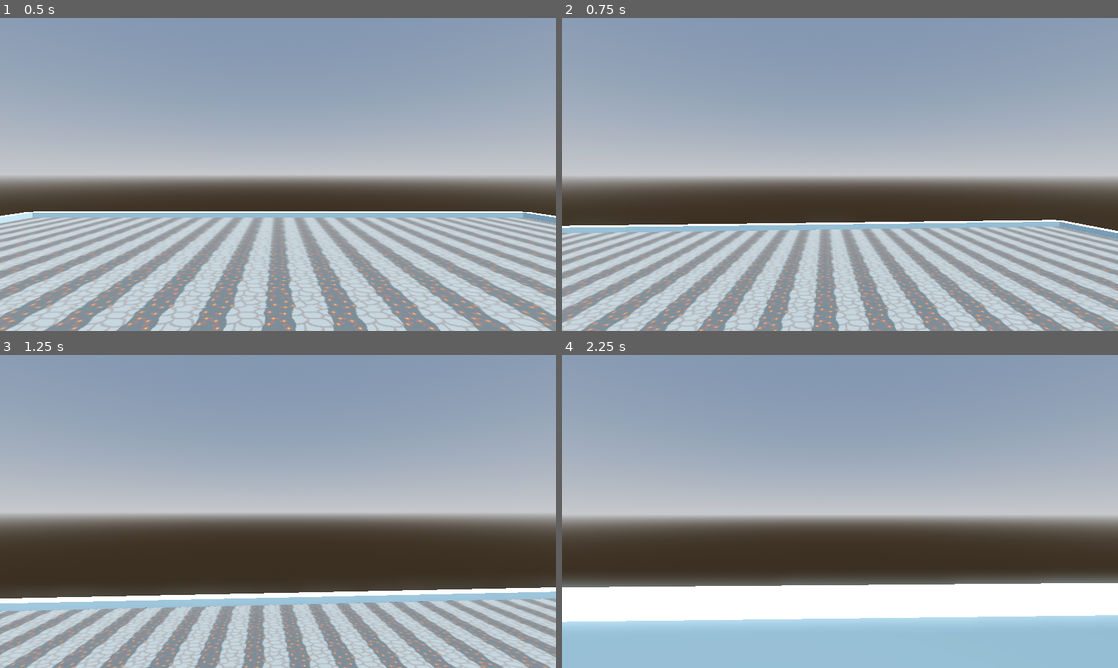
Above: before the commit, frames 1-4 (two rows, left to right).
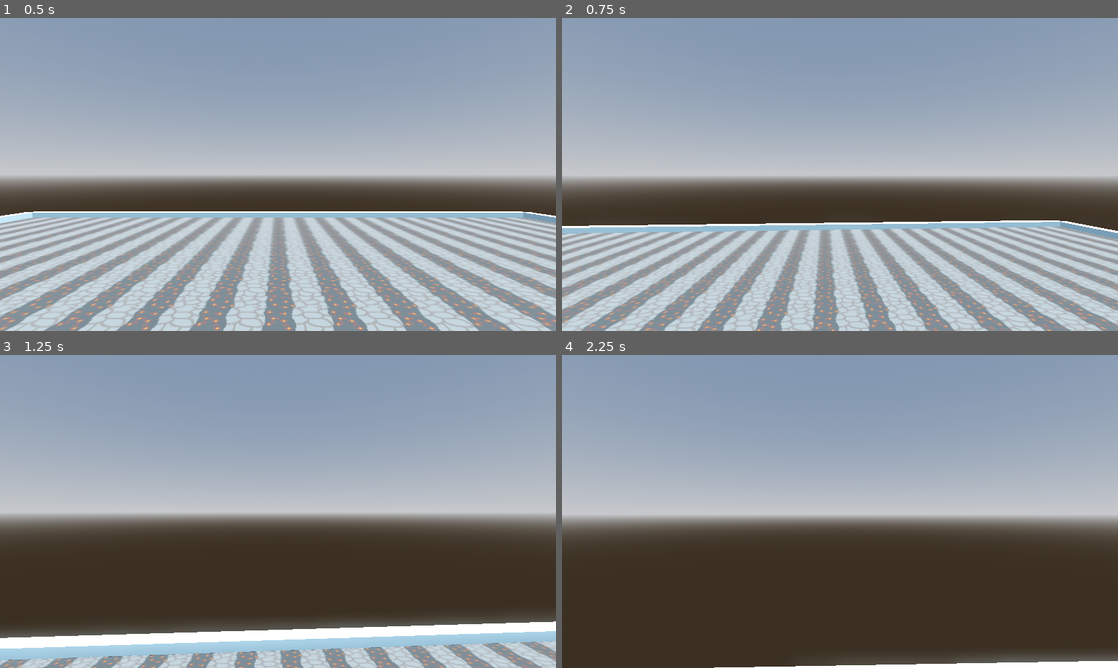
Above: after the commit, the same moments.

Repository: Tuturtut/InsererNomDuJeu
Game: Godot game, scene res://scenes/game.tscn
Same seed, same stepped clock (60 frames per second), same inputs: the game is played once before the commit and once after it.
Inputs (mouse positions are in pixels of both pictures, inside the frame that each line leads up to):
- Up to frame 1 (0.5 s): no input
- Up to frame 2 (0.75 s): tap Enter (ui_accept) at 0.5 s; move the mouse to (867, 174) at 0.52 s; hold Z (move_forward) from 0.53 s (still down); hold Ctrl (crouch) from 0.53 s (still down)
- Up to frame 3 (1.25 s): keep holding Z (move_forward); keep holding Ctrl (crouch); tap Enter (ui_accept) at 0.77 s; tap Shift (dash) at 0.8 s
- Up to frame 4 (2.25 s): keep holding Z (move_forward); move the mouse to (812, 511) at 1.27 s; release Ctrl (crouch) at 1.28 s; tap Shift (dash) at 1.35 s; tap Enter (ui_accept) at 1.52 s; tap Ctrl (crouch) at 1.55 s; move the mouse to (851, 505) at 2.02 s; hold Ctrl (crouch) from 2.03 s (still down)

Frame 1 is identical in both runs. In frame 2, 4.4% of the frame differs, in the area x 0-100%, y 64-100%; in frame 3, 21%; in frame 4, 29%, in the area x 0-100%, y 70-100%.

Commit message:
Amelioration du dash et mouvement de caméra lorse que le joueur marche

Diff:
--- a/Game/project.godot
+++ b/Game/project.godot
@@ -57,6 +57,11 @@
 "events": [Object(InputEventKey,"resource_local_to_scene":false,"resource_name":"","device":-1,"window_id":0,"alt_press …(182 unchanged characters)…
 ]
 }
+reset_speed={
+"deadzone": 0.5,
+"events": [Object(InputEventMouseButton,"resource_local_to_scene":false,"resource_name":"","device":-1,"window_id":0,"alt_pressed":false,"shift_pressed":false,"ctrl_pressed":false,"meta_pressed":false,"button_mask":2,"position":Vector2(132, 25),"global_position":Vector2(136, 66),"factor":1.0,"button_index":2,"canceled":false,"pressed":true,"double_click":false,"script":null)
+]
+}
 
 [physics]
 
--- a/Game/scenes/player.tscn
+++ b/Game/scenes/player.tscn
@@ -22,7 +22,9 @@
 [node name="head" type="Node3D" parent="."]
 transform = Transform3D(1, 0, 0, 0, 1, 0, 0, 0, 1, 0, 1.8, 0)
 
-[node name="Camera3D" type="Camera3D" parent="head"]
+[node name="eyes" type="Node3D" parent="head"]
+
+[node name="Camera3D" type="Camera3D" parent="head/eyes"]
 fov = 65.0
 
 [node name="RayCast3D" type="RayCast3D" parent="."]
--- a/Game/scripts/player.gd
+++ b/Game/scripts/player.gd
@@ -2,26 +2,45 @@
 
 # Player nodes
 @onready var head = $head
+@onready var eyes = $head/eyes
+
 @onready var standing_collision_shape = $Standing_collision_shape
 @onready var crouching_collision_shape = $Crouching_collision_shape
 @onready var ray_cast_3d = $RayCast3D
 @onready var dash_timer = $dash_timer
 @onready var dash_again_timer = $dash_again_timer
+@onready var camera_3d = $head/eyes/Camera3D
 
 # Variables
 # Movement Speed variables
-const WALFING_SPEED := 10
+const WALKING_SPEED := 10
 const DASH_SPEED := 40
 const CROUCH_SPEED:= 7
-var current_speed := WALFING_SPEED
+var current_speed := WALKING_SPEED
 
 # Movement variables
 var jump_velocity := 8
 const LERP_SPEED := 15
 const AIR_LERP_SPEED := 2
 var current_lerp_speed := LERP_SPEED
+
+
+# State
+var walking := true
+var crouching := false
 var dashing := false
 var can_dash = true
+
+# Head bobbing variables
+const HEAD_BOBBING_WALKING_SPEED = 14.0
+const HEAD_BOBBING_CROUCHING_SPEED = 10
+
+const HEAD_BOBBING_WALKING_INTENSITY = 0.1
+const HEAD_BOBBING_CROUCHING_INTENSITY = 0.05
+
+var head_bobbing_current_intensity = 0.0
+var head_bobbing_vector = Vector2.ZERO
+var head_bobbing_index = 0.0
 
 # Informative variable
 const head_y_position := 1.8
@@ -46,8 +65,24 @@
 		head.rotation.x = clamp(head.rotation.x, deg_to_rad(-90), deg_to_rad(90))
 
 func _physics_process(delta):
+
+	var input_dir = Input.get_vector("move_left", "move_right", "move_forward", "move_back")
 	if Input.is_action_just_pressed("ui_cancel"):
 		Input.set_mouse_mode(Input.MOUSE_MODE_VISIBLE)
+
+	# Dash
+	if Input.is_action_just_pressed("dash") and can_dash:
+		dashing = true
+		can_dash = false
+		dash_timer.start()
+		dash_again_timer.start()
+		direction = transform.basis * Vector3(input_dir.x, 0, input_dir.y)
+
+
+	# Reset speed
+	if Input.is_action_just_pressed("reset_speed"):
+		direction.x = 0
+		direction.z = 0
 
 	# Crouch
 	if Input.is_action_pressed("crouch"):
@@ -55,6 +90,8 @@
 
 		standing_collision_shape.disabled = true
 		crouching_collision_shape.disabled = false
+		walking = false
+		crouching = true
 
 		head.position.y = lerp(head.position.y, head_y_position + crouching_depth, delta * LERP_SPEED * 2)
 	elif !ray_cast_3d.is_colliding():
@@ -63,13 +100,31 @@
 
 		head.position.y = lerp(head.position.y, head_y_position, delta * LERP_SPEED)
 
-		current_speed = WALFING_SPEED
-	if Input.is_action_just_pressed("dash") and can_dash:
-		dashing = true
-		can_dash = false
-		dash_timer.start()
-		dash_again_timer.start()
+		current_speed = WALKING_SPEED
+		walking = true
+		crouching = false
 
+
+	# Handle headbobbing
+	if walking:
+		head_bobbing_current_intensity = HEAD_BOBBING_WALKING_INTENSITY
+		head_bobbing_index += HEAD_BOBBING_WALKING_SPEED * delta
+	elif crouching:
+		head_bobbing_current_intensity = HEAD_BOBBING_CROUCHING_INTENSITY
+		head_bobbing_index += HEAD_BOBBING_CROUCHING_SPEED * delta
+
+
+
+	if is_on_floor() && input_dir != Vector2.ZERO:
+		head_bobbing_vector.y = sin(head_bobbing_index)
+		head_bobbing_vector.x = sin(head_bobbing_index/2)+0.5
+
+		eyes.position.y = lerp(eyes.position.y, head_bobbing_vector.y*(head_bobbing_current_intensity/2.0), delta * LERP_SPEED)
+		eyes.position.x = lerp(eyes.position.x, head_bobbing_vector.x*head_bobbing_current_intensity, delta * LERP_SPEED)
+
+	else:
+		eyes.position.y = lerp(eyes.position.y, 0.0, delta * LERP_SPEED)
+		eyes.position.x = lerp(eyes.position.y, 0.0, delta * LERP_SPEED)
 
 	# Add the gravity.
 	if not is_on_floor():
@@ -82,17 +137,15 @@
 	if Input.is_action_just_pressed("ui_accept") and is_on_floor():
 		velocity.y = jump_velocity
 
-	# Get the input direction and handle the movement/deceleration.
-	# As good practice, you should replace UI actions with custom gameplay actions.
-	var input_dir = Input.get_vector("move_left", "move_right", "move_forward", "move_back")
+	if dashing:
+		current_speed = DASH_SPEED
+	else:
+		current_speed = WALKING_SPEED
+
 	direction = lerp(direction, (transform.basis * Vector3(input_dir.x, 0, input_dir.y)).normalized(), delta * current_lerp_speed)
 	if direction:
-		if dashing:
-			velocity.x = direction.x * DASH_SPEED
-			velocity.z = direction.z * DASH_SPEED
-		else:
-			velocity.x = direction.x * current_speed
-			velocity.z = direction.z * current_speed
+		velocity.x = direction.x * current_speed
+		velocity.z = direction.z * current_speed
 	else:
 		velocity.x = move_toward(velocity.x, 0, current_speed)
 		velocity.z = move_toward(velocity.z, 0, current_speed)
